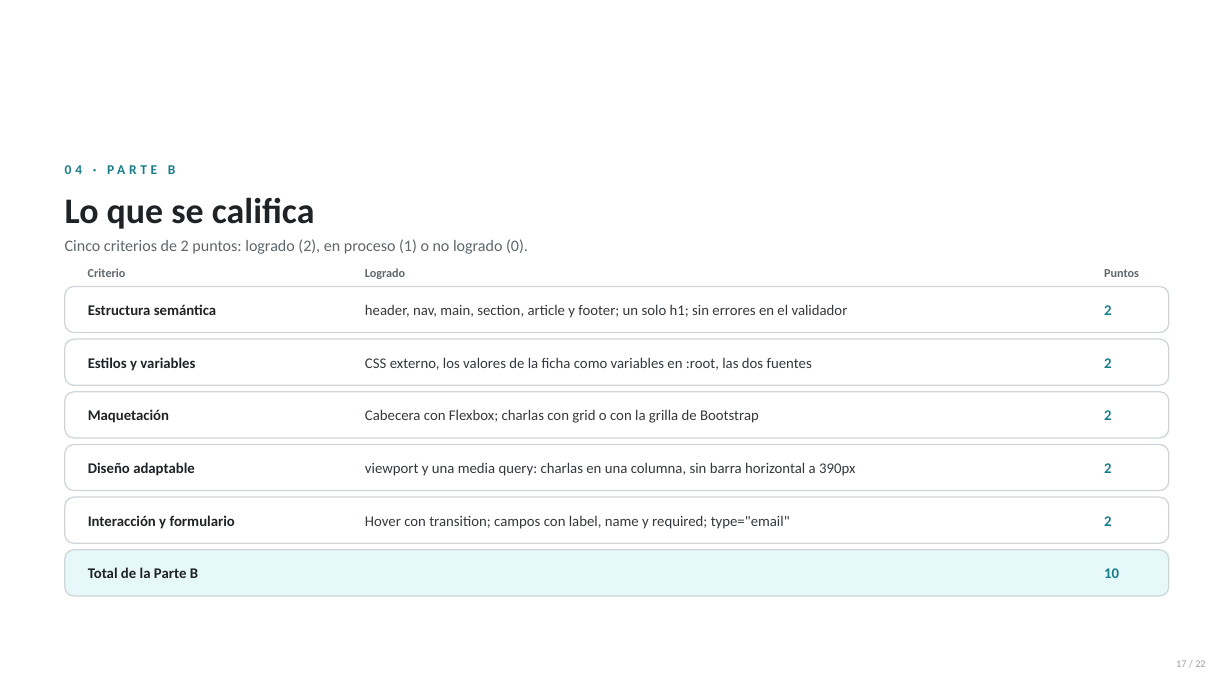
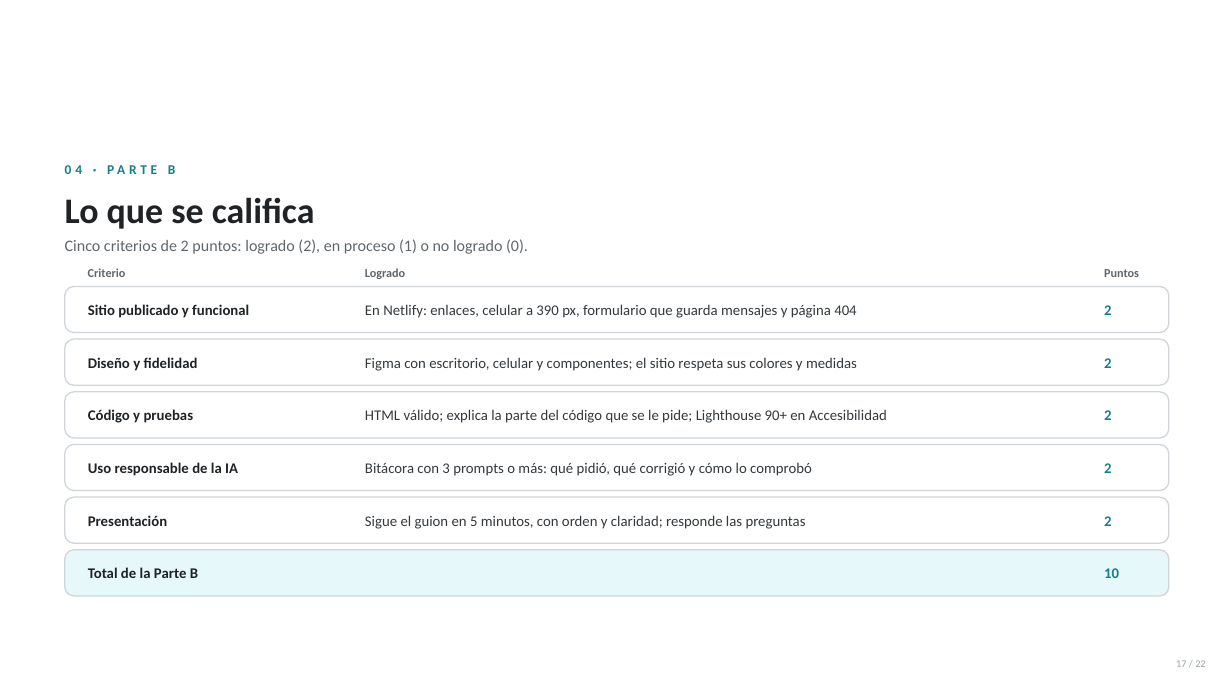
Before and after one commit to anibaler123143423234321/sesiones-dagner, a slide deck: slide 17 of SESION 16/Sesion16-Examen-Final-Evaluacion-Integradora.pptx. Drawn at 1232x693 pixels with LibreOffice and Linux fonts; fonts in the diff are those of the drawing; background and template pictures are left out. Boxes give left, top, right and bottom in pixels: in the first picture for what was removed or moved away, otherwise in the second. Text is boxed around its words. In the diff, an @@ line names an element or a change of style, - is before the commit and + after.

```diff
--- a/SESION 16/Sesion16-Examen-Final-Evaluacion-Integradora.pptx
+++ b/SESION 16/Sesion16-Examen-Final-Evaluacion-Integradora.pptx
@@ text at (88, 304, 249, 318): text changed @@
-Estructura semántica
+Sitio publicado y funcional
@@ text at (365, 304, 856, 318): text changed @@
-header, nav, main, section, article y footer; un solo h1; sin errores en el validador
+En Netlify: enlaces, celular a 390 px, formulario que guarda mensajes y página 404
@@ text at (88, 357, 198, 371): text changed @@
-Estilos y variables
+Diseño y fidelidad
@@ text at (365, 357, 857, 371): text changed @@
-CSS externo, los valores de la ficha como variables en :root, las dos fuentes
+Figma con escritorio, celular y componentes; el sitio respeta sus colores y medidas
@@ text at (88, 409, 194, 423): text changed @@
-Maquetación
+Código y pruebas
@@ text at (365, 409, 887, 423): text changed @@
-Cabecera con Flexbox; charlas con grid o con la grilla de Bootstrap
+HTML válido; explica la parte del código que se le pide; Lighthouse 90+ en Accesibilidad
@@ text at (88, 462, 238, 476): text changed @@
-Diseño adaptable
+Uso responsable de la IA
@@ text at (365, 462, 812, 476): text changed @@
-viewport y una media query: charlas en una columna, sin barra horizontal a 390px
+Bitácora con 3 prompts o más: qué pidió, qué corrigió y cómo lo comprobó
@@ text at (88, 515, 167, 526): text changed @@
-Interacción y formulario
+Presentación
@@ text at (365, 515, 806, 529): text changed @@
-Hover con transition; campos con label, name y required; type="email"
+Sigue el guion en 5 minutos, con orden y claridad; responde las preguntas
```
Also in this commit, not shown: 7 other slides changed, 2 slides added, 2 slides removed, 23 other files.
